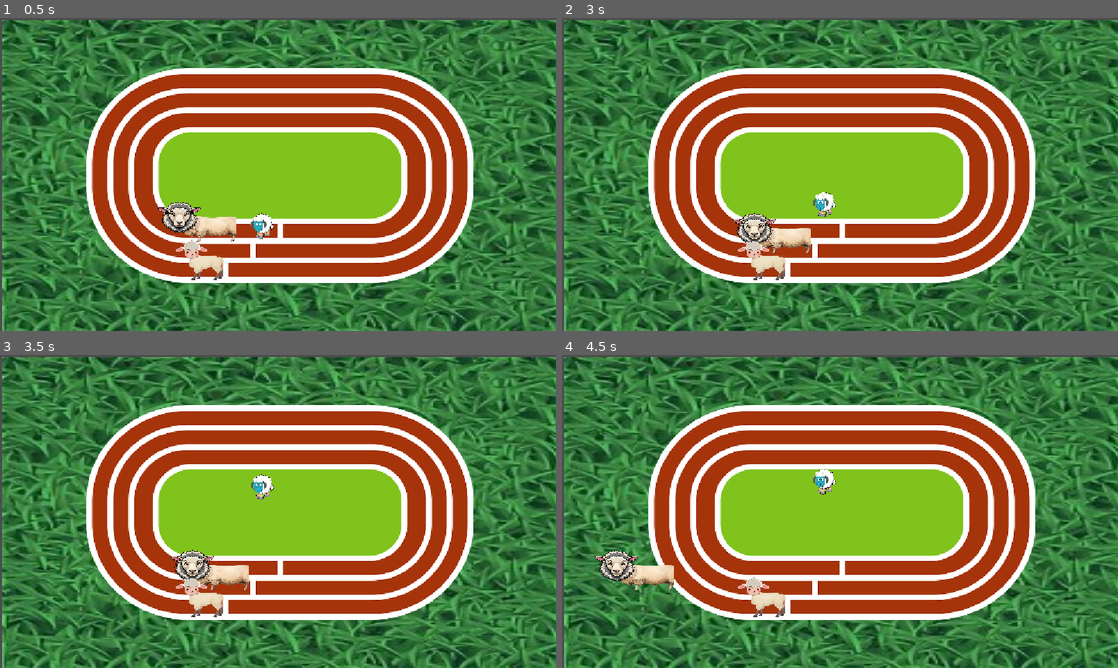
Above: before the commit, frames 1-4 (two rows, left to right).
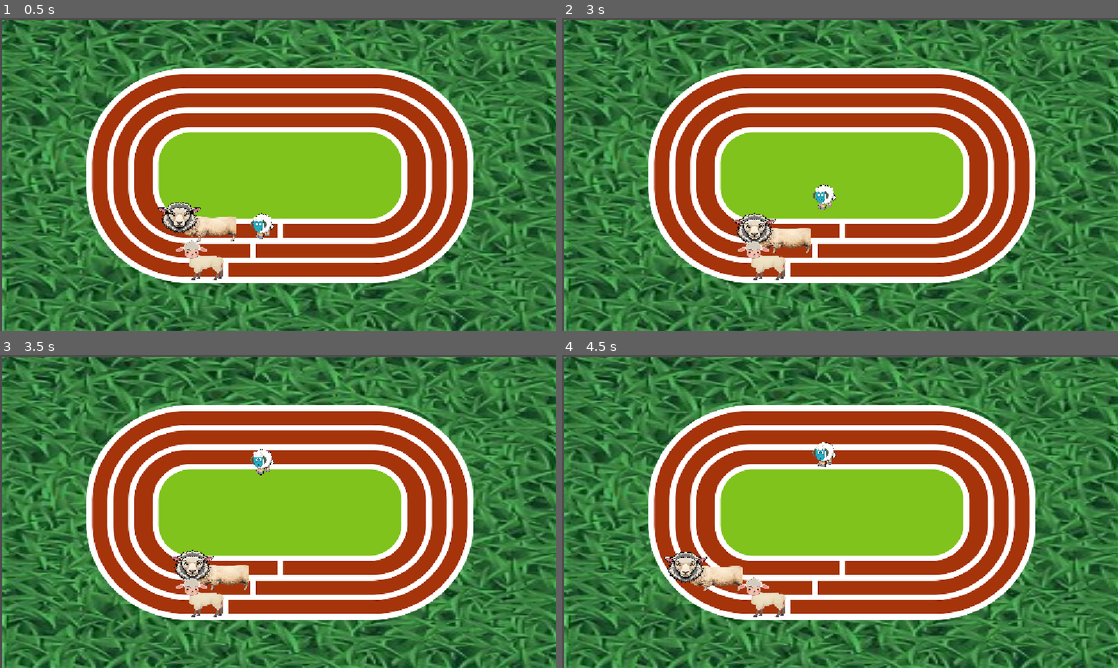
Above: after the commit, the same moments.

Repository: SiaCVerma/Sheep-Racing
Game: Godot game, scene res://SheepRacing.tscn
The game is run twice, just before and just after one commit, with the same random seed, the same clock (stepped at 60 frames per second) and the same inputs.
Inputs:
- Up to frame 1 (0.5 s): no input
- Up to frame 2 (3 s): tap Enter at 0.5, 2 s; hold D (right) 0.53-1.28 s; tap Space at 1.25, 2.75 s; hold S (down) 1.28-2.03 s; hold D (right) 2.03-2.78 s; hold Up (ui_up) from 2.78 s (still down)
- Up to frame 3 (3.5 s): keep holding Up (ui_up)
- Up to frame 4 (4.5 s): release Up (ui_up) at 3.53 s; hold A (left) from 3.53 s (still down)

Frame 1 is identical in both runs. In frame 2, 0.3% of the frame differs, in the area x 45-50%, y 53-64%; in frame 3, 0.4%; in frame 4, 2.4%, in the area x 5-50%, y 27-76%.

Commit message:
ngri

Diff:
--- a/sheep-racing/sheep_1.gd
+++ b/sheep-racing/sheep_1.gd
@@ -1,5 +1,5 @@
 extends CharacterBody2D
 func _physics_process(delta):
 	var input_direction = Input.get_vector("ui_left","ui_right","ui_up","ui_down")
-	velocity = input_direction*225
+	velocity = input_direction*300
 	move_and_slide()
--- a/sheep-racing/sheep_2.gd
+++ b/sheep-racing/sheep_2.gd
@@ -1,5 +1,5 @@
 extends CharacterBody2D
 func _physics_process(delta):
 	var input_direction = Input.get_vector("left","right","up","down")
-	velocity = input_direction*300
+	velocity = input_direction*150
 	move_and_slide()
--- a/sheep-racing/sheep_3.gd
+++ b/sheep-racing/sheep_3.gd
@@ -1,5 +1,5 @@
 extends CharacterBody2D
 func _physics_process(delta):
 	var input_direction = Input.get_vector("left1","right1","up1","down1")
-	velocity = input_direction*450
+	velocity = input_direction*225
 	move_and_slide()
